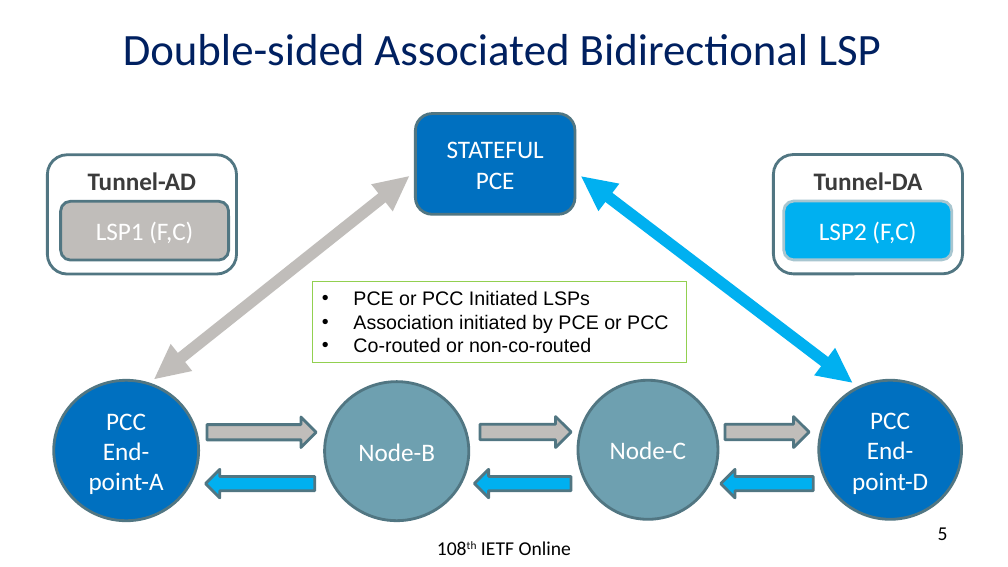
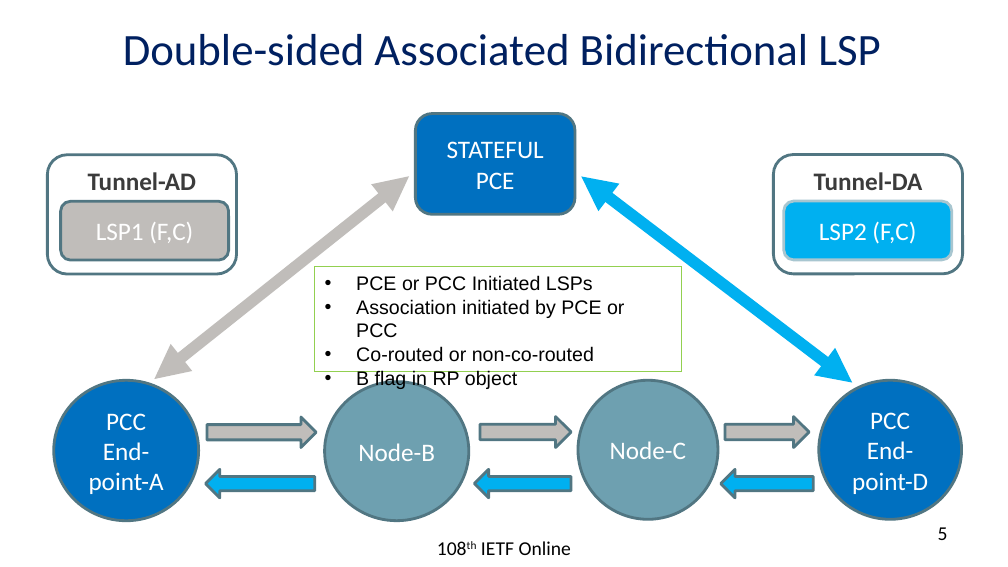
Before and after one commit to rakgandhi/ietf-slides, a slide deck: slide 5 of draft-ietf-pce-association-bidir-06.pptx. Drawn at 1008x567 pixels with LibreOffice and Linux fonts; fonts in the diff are those of the drawing. Boxes give left, top, right and bottom in pixels: in the first picture for what was removed or moved away, otherwise in the second. Text is boxed around its words. In the diff, an @@ line names an element or a change of style, - is before the commit and + after.

```diff
--- a/draft-ietf-pce-association-bidir-06.pptx
+++ b/draft-ietf-pce-association-bidir-06.pptx
@@ rectangle "PCE or PCC Initiated LSPs": place and size @@
-rectangle "PCE or PCC Initiated LSPs" at <box>312,281,686,363</box>
+rectangle "PCE or PCC Initiated LSPs" at <box>314,266,681,371</box>
@@ text in rectangle at <box>356,369,517,389</box>: paragraph added @@
+• B flag in RP object
```
Also in this commit, not shown: 2 other slides changed, 3 other files.
